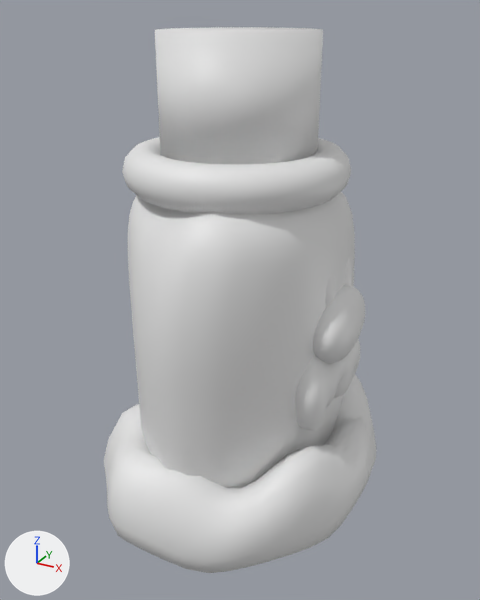
Two versions of the Blender file Blender/Animações/Completos/diglletice.blend, one commit apart.
One viewpoint serves both versions: a camera (50 mm lens) standing at (1.68, -3.1, 1.95) and looking at (-0.01, -0.03, 0.42). The axes (+X, +Y, +Z) are drawn at lower left. The lights are the same throughout.
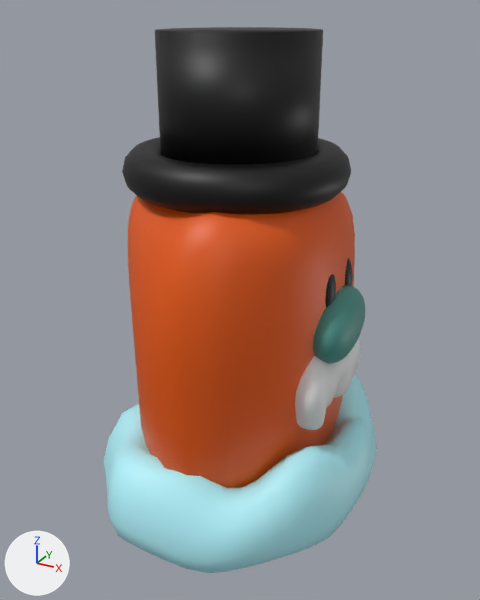
Changed parts and their boxes [x1, y1, x2, y2] in the pictures (480 x 600 px):
'Cube', recoloured (grey to orange)
    both: [128, 192, 355, 488]
'Cylinder', recoloured (white to black)
    both: [122, 27, 351, 214]
'Torus', recoloured (white to cyan)
    both: [104, 375, 377, 573]
'Sphere', recoloured (grey to cyan)
    both: [313, 285, 365, 363]
'Sphere.001', recoloured (grey to black)
    both: [325, 258, 353, 308]

Diff of the bpy script that builds the scene:
```diff
--- a/Blender/Animações/Completos/diglletice.blend.py
+++ b/Blender/Animações/Completos/diglletice.blend.py
@@ mat_material_003 @@
+mat_material_003 = principled_material('Material.003')
+mat_material_003.base_color = (0.0, 0.0, 0.0)  # black #000000
@@ mat_material_004 @@
+mat_material_004 = principled_material('Material.004')
+mat_material_004.base_color = (0.454, 0.915, 1.0)  # cyan #b4f5ff
@@ mat_material_002 @@
+mat_material_002 = principled_material('Material.002')
+mat_material_002.base_color = (0.0, 0.0, 0.0)  # black #000000
@@ mat_material_001 @@
+mat_material_001 = principled_material('Material.001')
+mat_material_001.base_color = (0.0624, 0.281, 0.243)  # cyan #479087
@@ mat_material @@
+mat_material = principled_material('Material')
+mat_material.base_color = (0.8, 0.101, 0.0)  # orange #e75900
@@ me_cube_001 @@
 me_cube_001.from_pydata(...)  # 738 vertices, 736 faces; spans x -3.32..3.31, y -1.97..1.81, z -1.0..1.16
+me_cube_001.materials.append(mat_material)  # orange #e75900
@@ me_sphere_001 @@
 me_sphere_001.from_pydata(...)  # 482 vertices, 512 faces; spans x -1.0..1.0, y -2.04..2.2, z -1.6..1.41
+me_sphere_001.materials.append(mat_material_001)  # cyan #479087
@@ me_sphere_002 @@
 me_sphere_002.from_pydata(...)  # 964 vertices, 1024 faces; spans x -1.0..1.0, y -1.0..3.84, z -1.12..1.0
+me_sphere_002.materials.append(mat_material_002)  # black #000000
@@ me_torus @@
 me_torus.from_pydata(...)  # 576 vertices, 576 faces; spans x -1.25..1.23, y -1.27..1.25, z -0.25..0.81
+me_torus.materials.append(mat_material_004)  # cyan #b4f5ff
@@ me_cylinder @@
 me_cylinder.from_pydata(...)  # 640 vertices, 610 faces; spans x -1.56..1.43, y -1.37..1.45, z -1.47..1.0
+me_cylinder.materials.append(mat_material_003)  # black #000000
```
